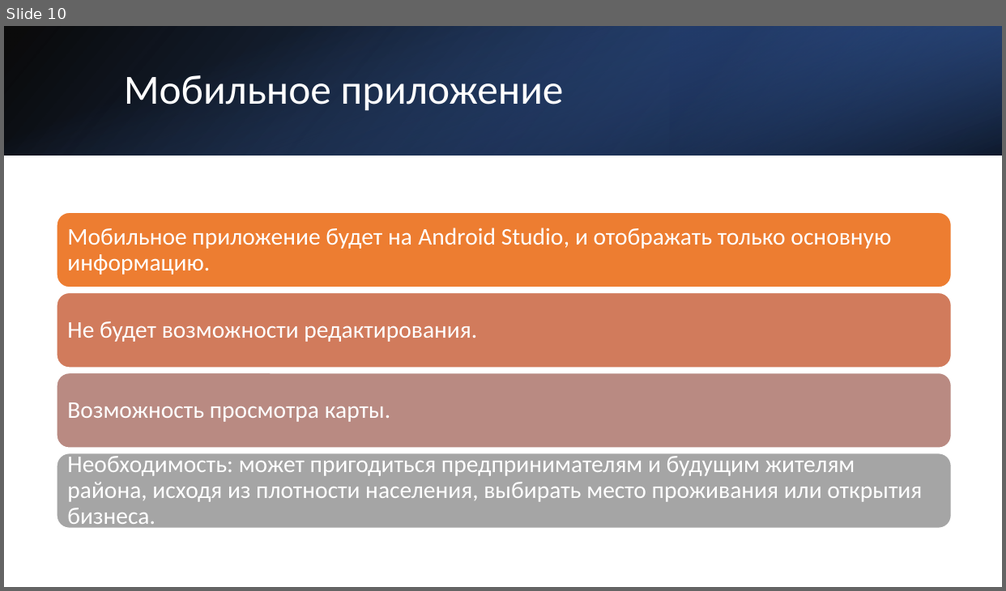
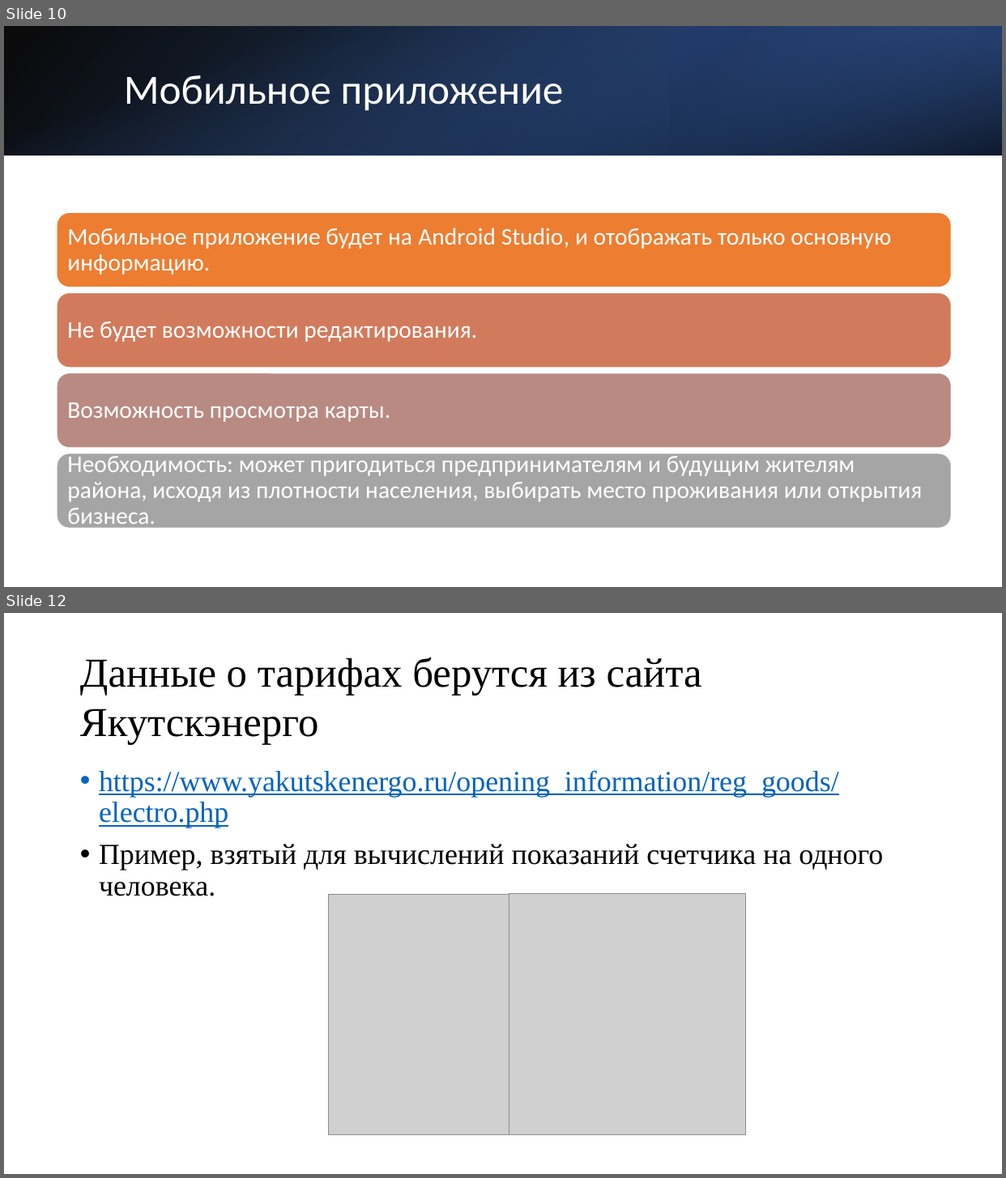
Before and after one commit to Arsenshmid/Algokfen, a slide deck: презентация разработчик.pptx. Shown one above the other, each under a label of ours: slide 10 before the commit, slides 10 and 12 after it; the slides between them are not shown. The pictures are 1006x591 and 1006x1178 pixels, drawn with LibreOffice and Linux fonts; fonts in the diff are those of the drawing; grey boxes stand for pictures. Boxes give left, top, right and bottom in pixels: in the first picture for what was removed or moved away, otherwise in the second. Text is boxed around its words. In the diff, an @@ line names an element or a change of style, - is before the commit and + after.

```diff
--- a/презентация разработчик.pptx
+++ b/презентация разработчик.pptx
@@ slide 12 added at (4,613,1002,1174), background #FFFFFF @@
@@ title added at (80,657,702,744), 39.6 pt, text #000000 @@
+Данные о тарифах берутся из сайта Якутскэнерго
@@ text added at (99,770,883,897), 28 pt, text #0563C1, underline @@
+• https://www.yakutskenergo.ru/opening_information/reg_goods/electro.php
+• Пример, взятый для вычислений показаний счетчика на одного человека.
@@ picture added at (328,895,509,1135) @@
@@ picture added at (509,894,746,1135) @@
```
Also in this commit, not shown: 1 other slide added, 2 other files.
